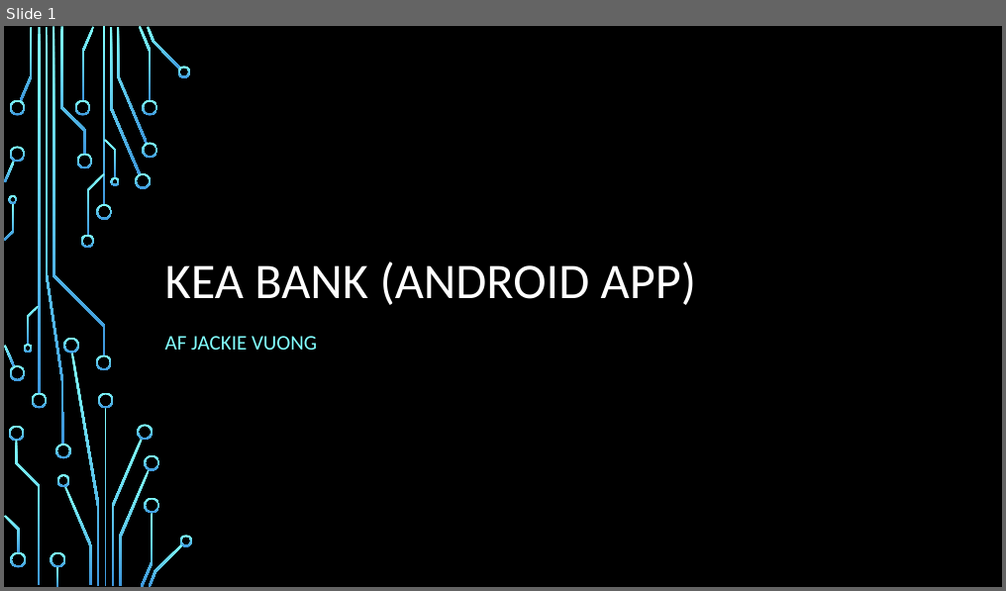
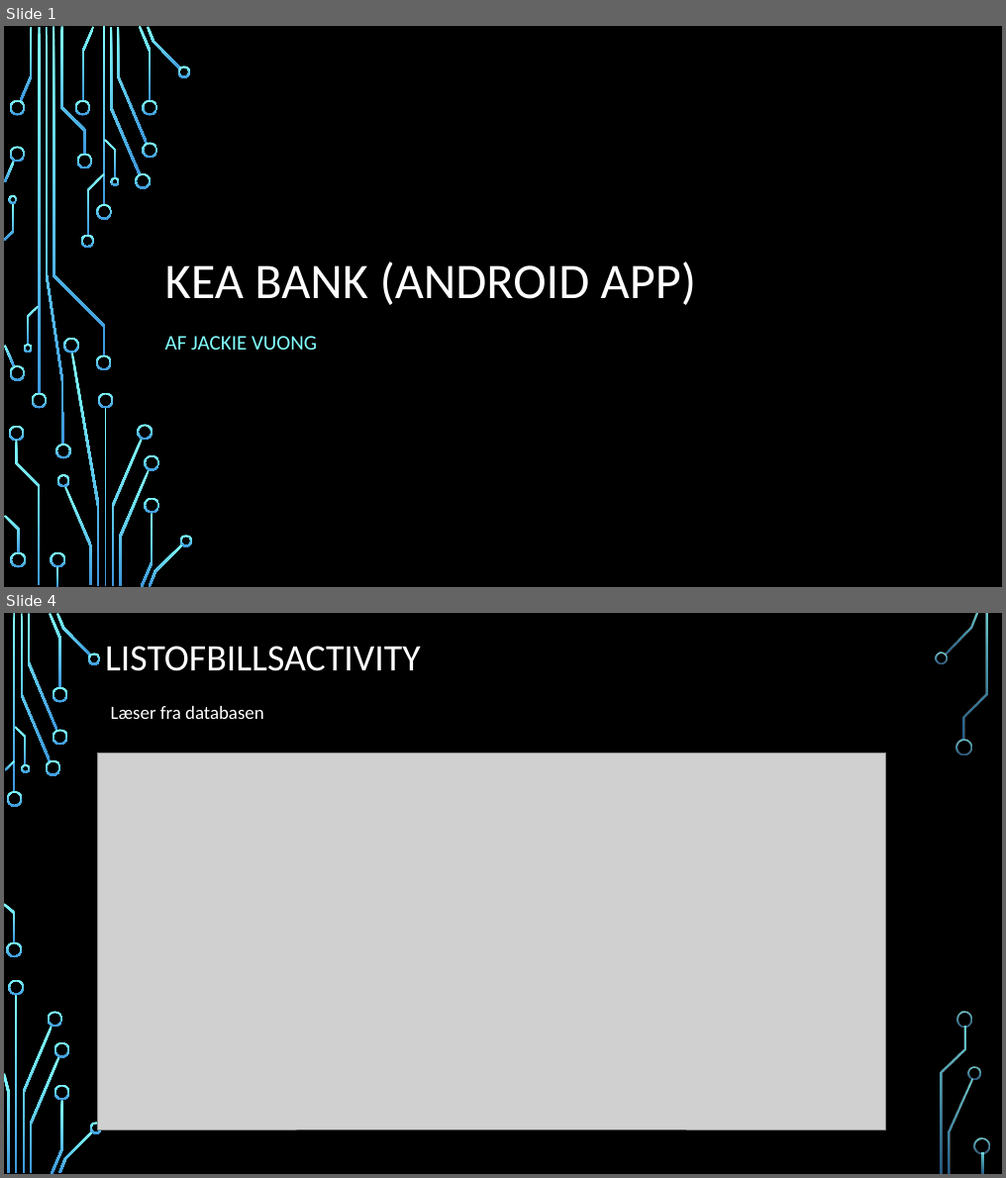
Before and after one commit to ultracake/KeaBank, a slide deck: Kea bank Android App.pptx. Shown one above the other, each under a label of ours: slide 1 before the commit, slides 1 and 4 after it; the slides between them are not shown. The pictures are 1006x591 and 1006x1178 pixels, drawn with LibreOffice and Linux fonts; fonts in the diff are those of the drawing; grey boxes stand for pictures; background and template pictures are left out. Boxes give left, top, right and bottom in pixels: in the first picture for what was removed or moved away, otherwise in the second. Text is boxed around its words. In the diff, an @@ line names an element or a change of style, - is before the commit and + after.

```diff
--- a/Kea bank Android App.pptx
+++ b/Kea bank Android App.pptx
@@ slide 4 added at (4,613,1002,1174), background picture (left out) @@
@@ title added at (105,646,421,671), 36 pt, text #FFFFFF @@
+LISTOFBILLSACTIVITY
@@ text added at (111,706,264,719), 18 pt, text #FFFFFF @@
+Læser fra databasen
@@ picture added at (98,753,886,1131) @@
@@ group added at (4,613,990,1174): 33 freeform shapes, 3 rectangles @@
```
Also in this commit, not shown: 3 slides changed, 1 other slide added, 2 slides removed.
